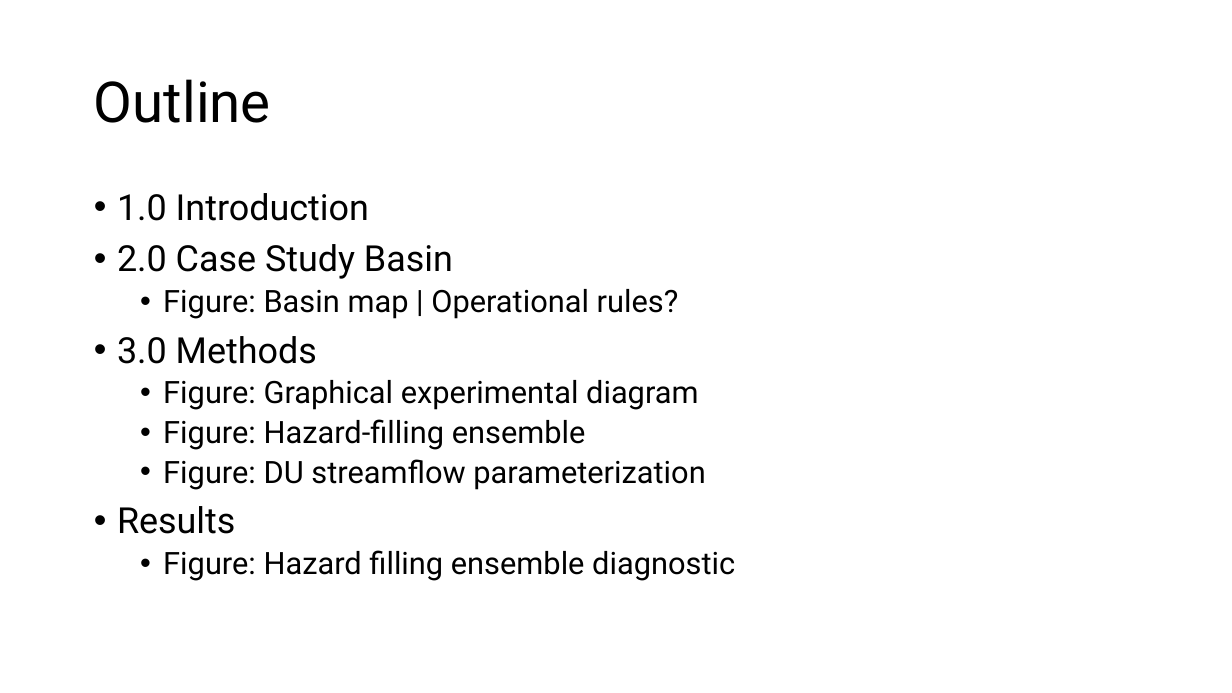
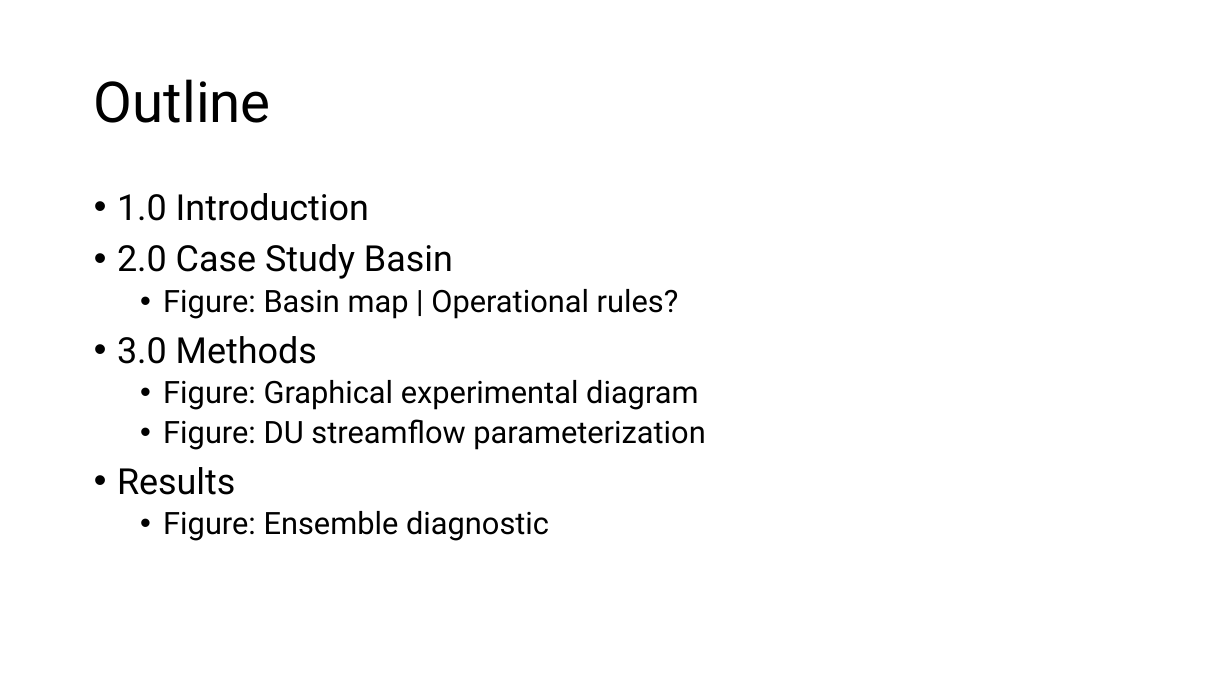
Before and after one commit to TrevorJA/NYCOptimization, a slide deck: slide 2 of docs/NYCOptimization_figure_sequence.pptx (slide 3 before the commit). Drawn at 1232x693 pixels with LibreOffice and Linux fonts; fonts in the diff are those of the drawing. Boxes give left, top, right and bottom in pixels: in the first picture for what was removed or moved away, otherwise in the second. Text is boxed around its words. In the diff, an @@ line names an element or a change of style, - is before the commit and + after.

```diff
--- a/docs/NYCOptimization_figure_sequence.pptx
+++ b/docs/NYCOptimization_figure_sequence.pptx
@@ text at bbox=[163, 419, 586, 450]: paragraph removed @@
-  • Figure: Hazard-filling ensemble
@@ text at bbox=[163, 511, 549, 541]: text changed @@
-  • Figure: Hazard filling ensemble diagnostic
+  • Figure: Ensemble diagnostic
```
Also in this commit, not shown: 6 other slides changed, 1 slide added, 38 other files.
